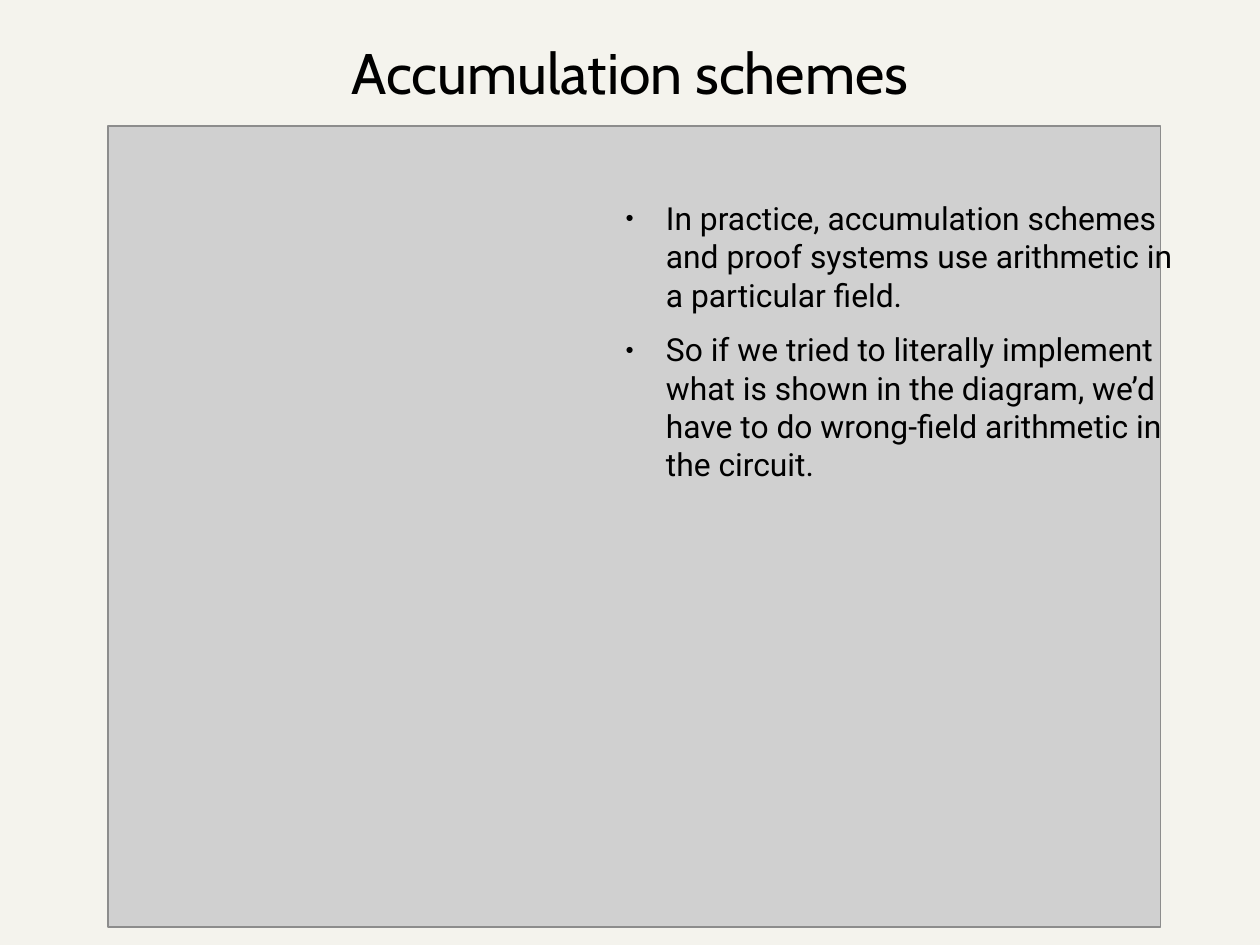
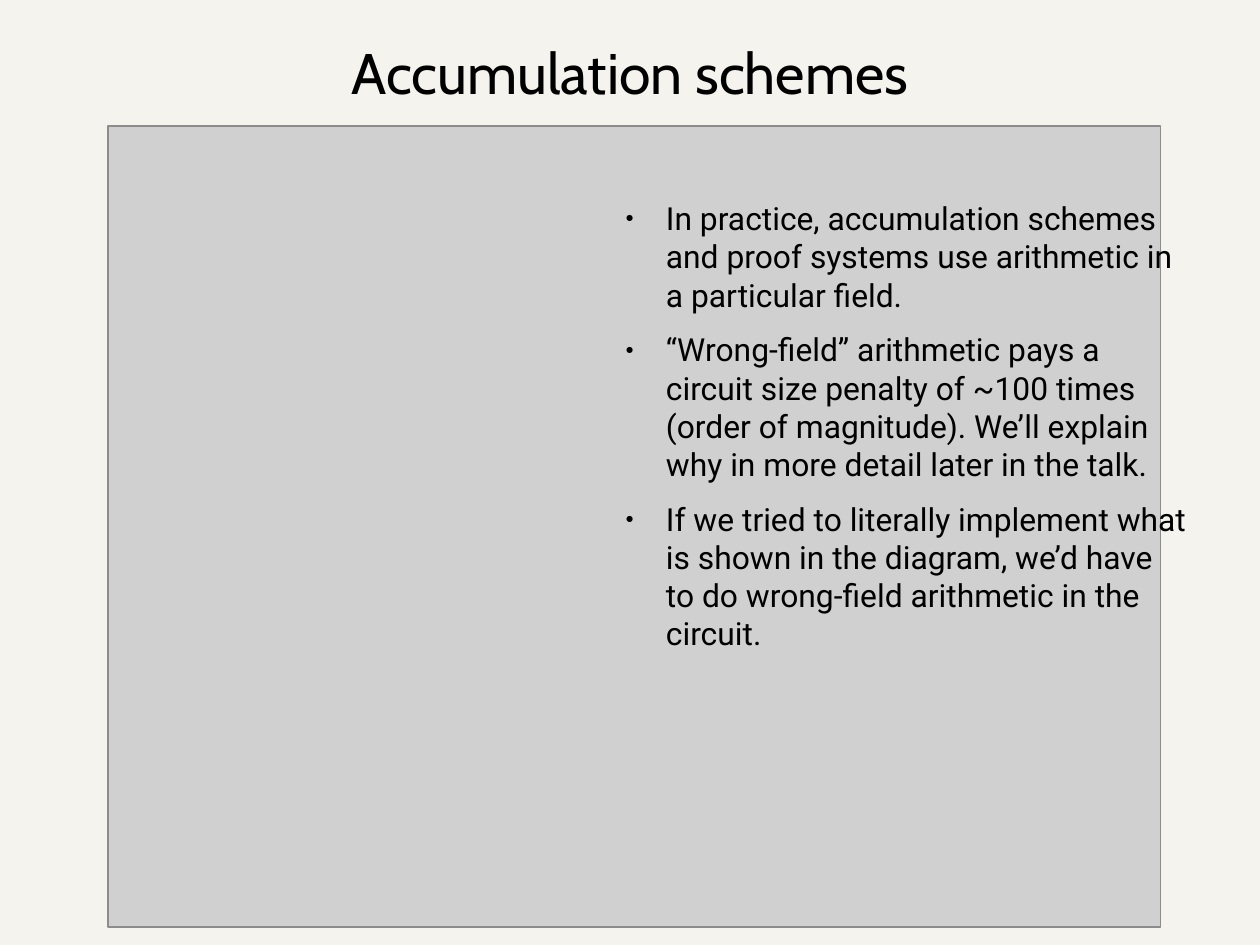
Before and after one commit to daira/halographs, a slide deck: slide 37 of deepdive.odp. Drawn at 1260x945 pixels with LibreOffice and Linux fonts; fonts in the diff are those of the drawing; grey boxes stand for pictures. Boxes give left, top, right and bottom in pixels: in the first picture for what was removed or moved away, otherwise in the second. Text is boxed around its words. In the diff, an @@ line names an element or a change of style, - is before the commit and + after.

```diff
--- a/deepdive.odp
+++ b/deepdive.odp
@@ text at (x1=666, y1=337, x2=1186, y2=646): text changed @@
-● So if we tried to literally implement what is shown in the diagram, we’d have to do wrong-field arithmetic in the circuit.
+● “Wrong-field” arithmetic pays a circuit size penalty of ~100 times (order of magnitude). We’ll explain why in more detail later in the talk.
+● If we tried to literally implement what is shown in the diagram, we’d have to do wrong-field arithmetic in the circuit.
```
Also in this commit, not shown: 13 other slides changed, 10 slides added, 1 other file.
